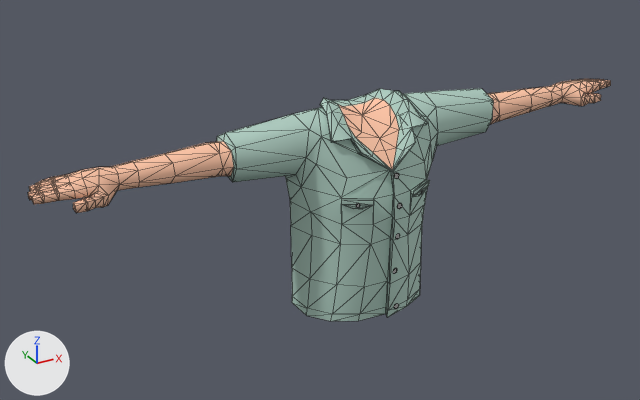
Before and after pictures for a commit that changed the glTF model assets/base-avatars/upper_body/M_uBody_PinkShortSleeveShirt/M_uBody_PinkShortSleeveShirt.glb.
Rendered twice from a 50 mm lens placed at (-1.229, -1.994, 2.275), pointed at (-0.103, 0.054, 1.251). The lights are fixed; the arrows at lower left show +X, +Y and +Z. Mesh edges are drawn as thin lines. Where no turn or scale is listed for an object, it has been applied to the vertices. Vertices at the same position are counted once.

In view in the first picture: 'M_uBody_PinkShortSleeveShirt'.
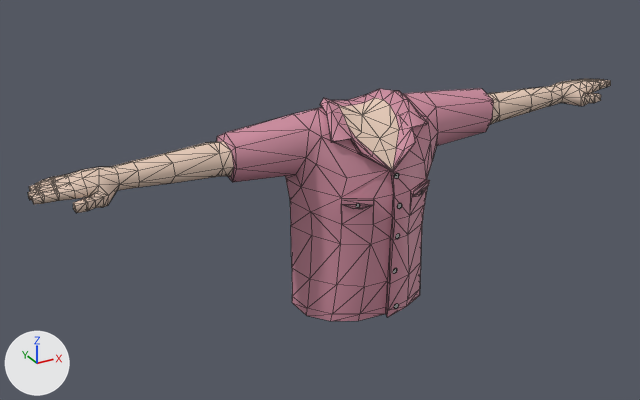
Changed parts and their boxes (x1, y1, x2, y2) in the pictures (640 x 400 px):
```json
{"object": "M_uBody_PinkShortSleeveShirt", "change": "recoloured, surface changed", "before": [28, 79, 607, 321], "after": [28, 79, 607, 321]}
{"part": 1, "of": "me_mesh_004", "change": "surface changed", "before": [28, 79, 611, 321], "after": [28, 79, 611, 321]}
```

Scene script edits in JSON lines:
```json
{"op": "set", "path": "mat_avatarskin_mat.base_color", "old": "(1.0, 0.565, 0.385)", "new": "(0.8, 0.603, 0.487)", "note": "beige #ffc6a7 -> beige #e7ccb9"}
{"block": "me_mesh_004", "where": "me_mesh_004.from_pydata(...)  # 702 vertices, 1372 faces; spans x -0.91..0.92, y -0.18..0.17, z 0.94..1.56"}
{"block": "me_mesh_004", "where": "# used by ob_m_ubody_pinkshortsleeveshirt; location = (0.0, 0.0, 0.0)"}
{"block": "me_mesh_004", "change": "me_mesh_004 part 1: texture (UV) coordinates of 1148 of 1372 faces, centred in x -0.91..0.92, y -0.17..0.16, z 0.94..1.56, changed; they spanned u 0.63..0.64, v 0.92..0.93 and now span u 0.59..0.6, v 0.92..0.93"}
```
